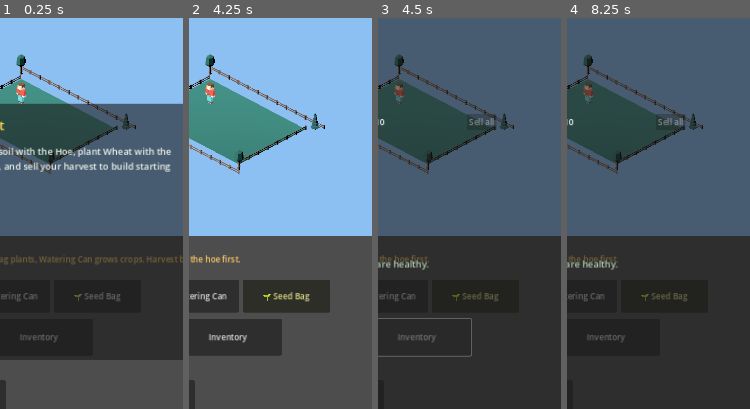
Above: before the commit, frames 1-4 (left to right).
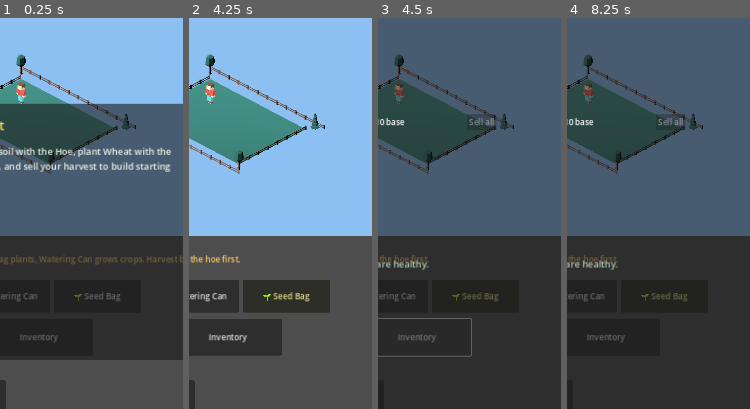
Above: after the commit, the same moments.

Repository: JLA92-bit/JLAProjects
Game: Godot game, scene res://scenes/Main.tscn
Same seed, same stepped clock (60 frames per second), same inputs: the game is played once before the commit and once after it.
Inputs:
- Up to frame 1 (0.25 s): no input
- Up to frame 2 (4.25 s): click "Continue" at 0.5 s; click "🔨 Hoe" at 1.25 s; click "💧 Watering Can" at 2 s; click "🌱 Seed Bag" at 2.75 s; click "Use Tool" at 3.5 s
- Up to frame 3 (4.5 s): click "Inventory" at 4.25 s
- Up to frame 4 (8.25 s): click "^" at 5 s; click "v" at 5.75 s; click "<" at 6.5 s; click ">" at 7.25 s; click "Select" at 8 s
The pictures show only the part of the screen within x 40-90%, y 8-58%; the shares and areas given below are measured in that part.

Frames 1-2 are identical in both runs. In frame 3, 0.1% of the frame differs, in the area x 4-15%, y 25-28%; in frame 4, 0.1%.

Commit message:
Add harvest quality grades (Poor/Good/Excellent), separate from yield
Yield (quantity, the existing well-tended 2x bonus) and quality (sale
price) were conflated into one binary bonus. This splits them: quality
is now a distinct grade determined by soil fertility and whether the
crop took storm/frost damage during its life, independent of the
watering-driven yield bonus.

- Excellent (1.35x price): well-tended AND grown on fertile soil.
- Poor (0.7x price): soil was exhausted, or the crop was damaged by
  storm/frost at any point in its growth.
- Good (1.0x, baseline): everything else.

Produce storage changed from a flat count per crop to a per-quality
breakdown; the market panel shows each grade's count and price, and
"Sell all" pays out each grade at its own multiplied price. Storage
cap now applies to the total across all three grades. Save/load
migrates old flat-count saves by treating existing produce as "Good".

Also fixes a pre-existing duplicated "(requires Storage Silo)" string
in the Storage Silo II upgrade description, spotted while testing this
in the same panel.

Verified with a local headless Godot render (temporary debug produce
injected, inventory panel screenshotted, then reverted before commit)
- confirmed the price math, quality breakdown display, and act/crop
gating all work correctly before removing the test code.

Diff:
--- a/godot/scripts/Main.gd
+++ b/godot/scripts/Main.gd
@@ -80,7 +80,7 @@
 const UPGRADES := {
 	"watering_can_2": {"name": "Reinforced Watering Can", "cost": 200, "desc": "Waters a 3x3 area around you instead of a single tile."},
 	"storage_silo_1": {"name": "Storage Silo", "cost": 150, "desc": "+20 storage capacity per crop."},
-	"storage_silo_2": {"name": "Storage Silo II", "cost": 400, "desc": "+20 more storage capacity per crop (requires Storage Silo)."},
+	"storage_silo_2": {"name": "Storage Silo II", "cost": 400, "desc": "+20 more storage capacity per crop."},
 }
 
 const TOOLS := {
@@ -109,6 +109,14 @@
 const SOIL_EXHAUSTED_THRESHOLD := 40.0
 const SOIL_EXHAUSTED_FAIL_CHANCE := 0.3
 const FERTILIZER_COST := 12
+
+# ---------- Harvest quality (separate from yield/quantity) ----------
+# Quantity (well-tended 2x bonus) already existed; this adds a distinct
+# quality grade affecting SALE PRICE, so "how much you grew" and "how good
+# it is" are two different, both-visible outcomes of the same care.
+const QUALITY_KEYS := ["poor", "good", "excellent"]
+const QUALITY_LABELS := {"poor": "Poor", "good": "Good", "excellent": "Excellent"}
+const QUALITY_MULTIPLIER := {"poor": 0.7, "good": 1.0, "excellent": 1.35}
 
 const TERRAINS := ["grass", "farmland", "beach", "cliff", "water"]
 const CONTINENTS := [
@@ -166,7 +174,11 @@
 var day_progress := 0.0
 var seeds := {"wheat": 6, "corn": 2, "tomato": 0}
 var fertilizer := 3
-var produce := {"wheat": 0, "corn": 0, "tomato": 0}
+var produce := {
+	"wheat": {"poor": 0, "good": 0, "excellent": 0},
+	"corn": {"poor": 0, "good": 0, "excellent": 0},
+	"tomato": {"poor": 0, "good": 0, "excellent": 0},
+}
 var prices := {"wheat": 10, "corn": 22, "tomato": 45}
 var selected_crop := "wheat"
 var selected_tool := "hoe"
@@ -509,14 +521,16 @@
 				_log("The exhausted soil ruined this %s harvest - fertilize or rotate crops here." % CROPS[tile["crop"]]["name"])
 				tile["type"] = "soil"
 			else:
-				var well_tended = tile.get("times_watered", 0) >= CROPS[tile["crop"]]["grow_days"] and sq >= SOIL_DEPLETED_THRESHOLD
+				var watered_enough = tile.get("times_watered", 0) >= CROPS[tile["crop"]]["grow_days"]
+				var well_tended = watered_enough and sq >= SOIL_DEPLETED_THRESHOLD
 				var amount = 2 if well_tended else 1
 				var cap = _storage_cap()
-				if produce[tile["crop"]] + amount > cap:
-					_log("Storage is full for %s (%d/%d) - sell some or upgrade your silo." % [CROPS[tile["crop"]]["name"], produce[tile["crop"]], cap])
+				if _produce_total(tile["crop"]) + amount > cap:
+					_log("Storage is full for %s (%d/%d) - sell some or upgrade your silo." % [CROPS[tile["crop"]]["name"], _produce_total(tile["crop"]), cap])
 					return
-				produce[tile["crop"]] += amount
-				_log("Harvested %dx %s%s." % [amount, CROPS[tile["crop"]]["name"], " (well-tended bonus!)" if well_tended else ""])
+				var quality = _harvest_quality(tile, sq, watered_enough)
+				produce[tile["crop"]][quality] += amount
+				_log("Harvested %dx %s (%s quality)%s." % [amount, CROPS[tile["crop"]]["name"], QUALITY_LABELS[quality], " - well-tended bonus!" if well_tended else ""])
 				tile["type"] = "soil"
 			var same_crop = tile.get("last_crop", "") == tile["crop"]
 			tile["soil_quality"] = max(0.0, sq - (SOIL_DEGRADE_SAME_CROP if same_crop else SOIL_DEGRADE_ROTATED))
@@ -551,6 +565,7 @@
 			tile["infected"] = false
 			tile["infected_days"] = 0
 			tile["dry_days"] = 0
+			tile["damaged"] = false
 			_log("Planted %s." % CROPS[selected_crop]["name"])
 		"water":
 			if not owned_upgrades.get("watering_can_2", false):
@@ -697,6 +712,7 @@
 					continue
 				else:
 					t["stage"] = max(0, t.get("stage", 0) - 1)
+					t["damaged"] = true
 					frost_damaged += 1
 
 			if current_weather == "drought" and terrain != "water":
@@ -727,6 +743,7 @@
 
 			if current_weather == "storm" and t.get("stage", 0) < 4 and randf() < 0.2:
 				t["stage"] = max(0, t.get("stage", 0) - 1)
+				t["damaged"] = true
 				storm_damaged += 1
 
 			if t.get("infected", false):
@@ -834,6 +851,20 @@
 	if owned_upgrades.get("storage_silo_2", false):
 		cap += 20
 	return cap
+
+func _produce_total(key: String) -> int:
+	var total := 0
+	for q in QUALITY_KEYS:
+		total += produce[key][q]
+	return total
+
+func _harvest_quality(tile: Dictionary, sq: float, well_tended: bool) -> String:
+	if tile.get("damaged", false) or sq < SOIL_EXHAUSTED_THRESHOLD:
+		return "poor"
+	elif well_tended and sq >= SOIL_DEPLETED_THRESHOLD:
+		return "excellent"
+	else:
+		return "good"
 
 func _upgrade_locked_reason(key: String) -> String:
 	if key == "storage_silo_2" and not owned_upgrades.get("storage_silo_1", false):
@@ -1235,26 +1266,47 @@
 		if not _crop_unlocked(key):
 			continue
 		var crop = CROPS[key]
-		var row := HBoxContainer.new()
+		var row := VBoxContainer.new()
+		var top_row := HBoxContainer.new()
 		var label := Label.new()
 		var eff_price = _effective_price(key)
 		var spike_tag = ("  🔥 x%.1f (%dd)" % [active_event["multiplier"], active_event["days_left"]]) if active_event.get("crop", "") == key else ""
-		label.text = "%s  seeds:%d  produce:%d/%d  $%d%s" % [crop["name"], seeds[key], produce[key], storage_cap, eff_price, spike_tag]
+		var total = _produce_total(key)
+		label.text = "%s  seeds:%d  produce:%d/%d  $%d base%s" % [crop["name"], seeds[key], total, storage_cap, eff_price, spike_tag]
 		label.custom_minimum_size = Vector2(420, 0)
-		row.add_child(label)
+		top_row.add_child(label)
 		var sell_btn := Button.new()
 		sell_btn.text = "Sell all"
-		sell_btn.disabled = produce[key] == 0
+		sell_btn.disabled = total == 0
 		sell_btn.pressed.connect(func():
-			var amount = produce[key]
-			var earnings = amount * _effective_price(key)
+			var amount = 0
+			var earnings = 0
+			for q in QUALITY_KEYS:
+				var n = produce[key][q]
+				if n == 0:
+					continue
+				var price = int(round(_effective_price(key) * QUALITY_MULTIPLIER[q]))
+				amount += n
+				earnings += n * price
+				produce[key][q] = 0
 			cash += earnings
-			produce[key] = 0
 			_log("Sold %d %s for $%d." % [amount, crop["name"], earnings])
 			_check_act_progress()
 			_refresh_all()
 		)
-		row.add_child(sell_btn)
+		top_row.add_child(sell_btn)
+		row.add_child(top_row)
+		var quality_parts := []
+		for q in QUALITY_KEYS:
+			if produce[key][q] > 0:
+				var price = int(round(_effective_price(key) * QUALITY_MULTIPLIER[q]))
+				quality_parts.append("%s x%d ($%d ea)" % [QUALITY_LABELS[q], produce[key][q], price])
+		if quality_parts.size() > 0:
+			var breakdown := Label.new()
+			breakdown.text = "  " + ", ".join(quality_parts)
+			breakdown.add_theme_font_size_override("font_size", 14)
+			breakdown.add_theme_color_override("font_color", Color(0.7, 0.75, 0.7))
+			row.add_child(breakdown)
 		market_rows_container.add_child(row)
 
 	var infected_count := 0
@@ -1502,7 +1554,17 @@
 	day = parsed.get("day", day)
 	seeds = parsed.get("seeds", seeds)
 	fertilizer = parsed.get("fertilizer", fertilizer)
-	produce = parsed.get("produce", produce)
+	var loaded_produce = parsed.get("produce", null)
+	if typeof(loaded_produce) == TYPE_DICTIONARY:
+		for key in CROP_KEYS:
+			if not loaded_produce.has(key):
+				continue
+			var entry = loaded_produce[key]
+			if typeof(entry) == TYPE_DICTIONARY:
+				produce[key] = entry
+			else:
+				# Pre-quality-grade save: a flat int count. Treat it as "good".
+				produce[key] = {"poor": 0, "good": int(entry), "excellent": 0}
 	prices = parsed.get("prices", prices)
 	selected_crop = parsed.get("selected_crop", selected_crop)
 	selected_tool = parsed.get("selected_tool", selected_tool)
@@ -1549,7 +1611,11 @@
 	day_progress = 0.0
 	seeds = {"wheat": 6, "corn": 2, "tomato": 0}
 	fertilizer = 3
-	produce = {"wheat": 0, "corn": 0, "tomato": 0}
+	produce = {
+		"wheat": {"poor": 0, "good": 0, "excellent": 0},
+		"corn": {"poor": 0, "good": 0, "excellent": 0},
+		"tomato": {"poor": 0, "good": 0, "excellent": 0},
+	}
 	prices = {"wheat": 10, "corn": 22, "tomato": 45}
 	selected_crop = "wheat"
 	selected_tool = "hoe"
